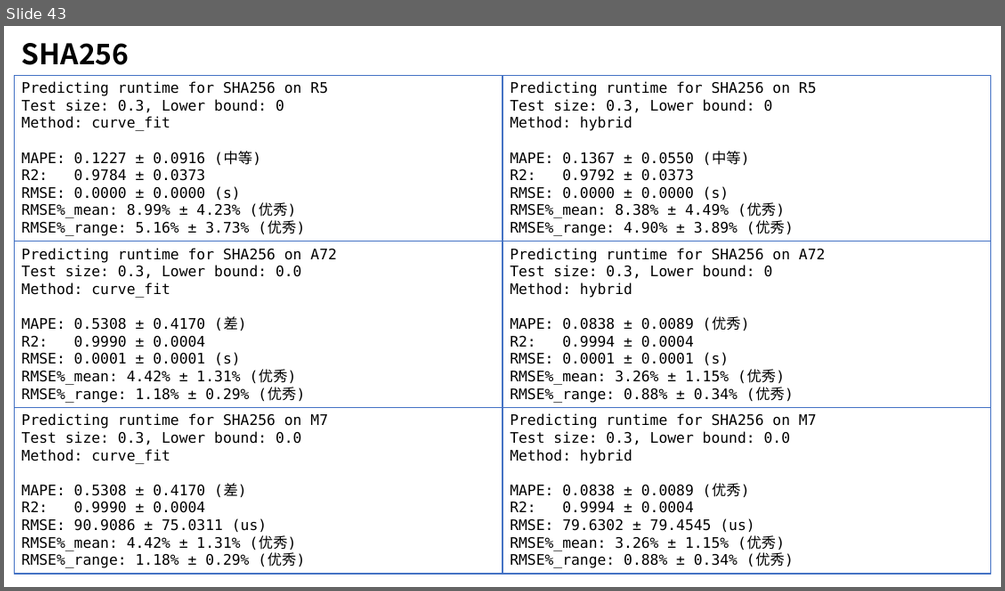
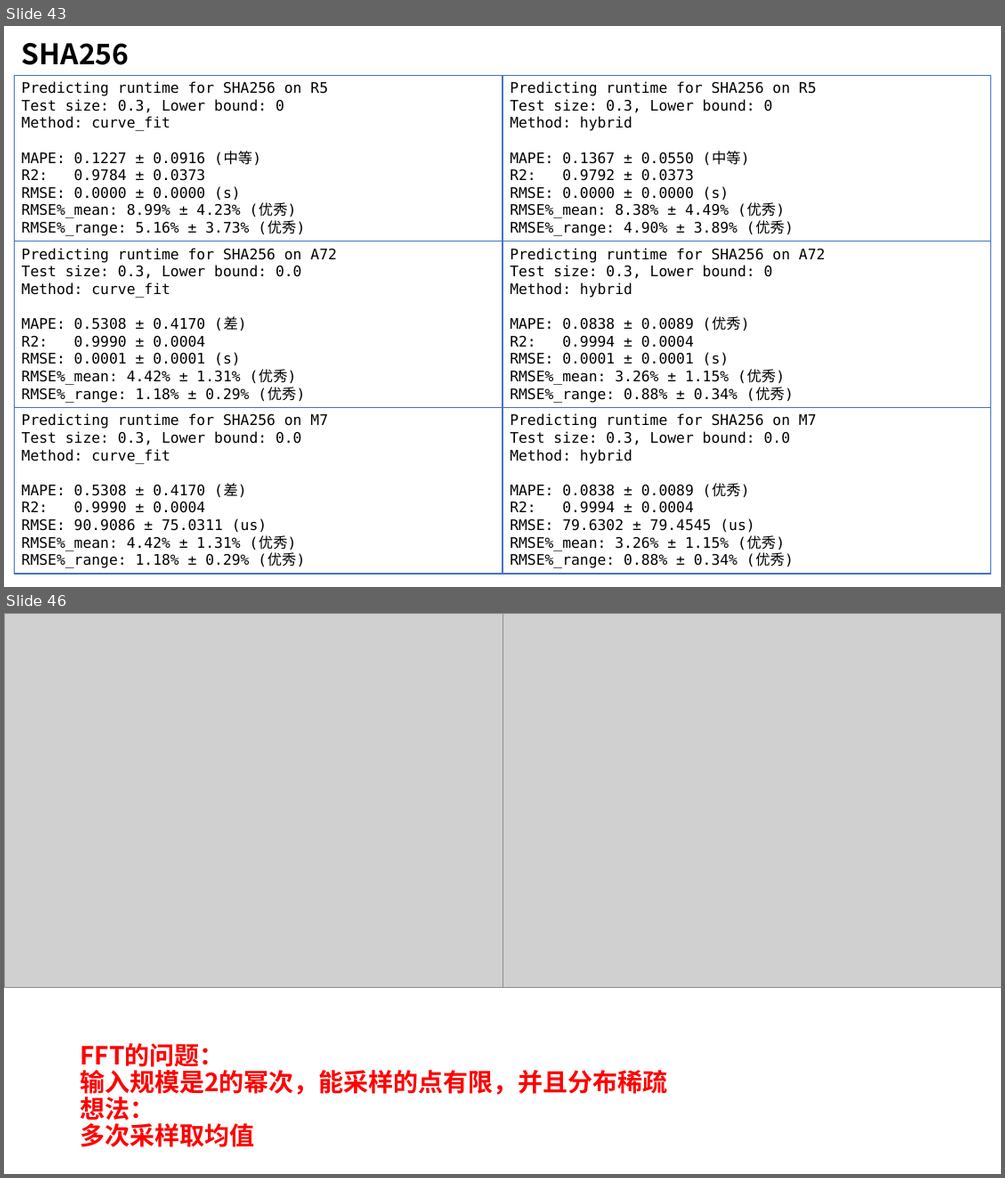
Before and after one commit to AE-26710/Time-Prediction, a slide deck: R5.pptx. Shown one above the other, each under a label of ours: slide 43 before the commit, slides 43 and 46 after it; the slides between them are not shown. The pictures are 1005x591 and 1005x1178 pixels, drawn with LibreOffice and Linux fonts; fonts in the diff are those of the drawing; grey boxes stand for pictures. Boxes give left, top, right and bottom in pixels: in the first picture for what was removed or moved away, otherwise in the second. Text is boxed around its words. In the diff, an @@ line names an element or a change of style, - is before the commit and + after.

Commit message:
10/22 Update
重新做了三种加密算法的数据及拟合
尝试拟合了FFT，效果不佳
添加了MPC采样数据

```diff
--- a/R5.pptx
+++ b/R5.pptx
@@ slide 46 added at bbox=[4, 613, 1001, 1174], background #FFFFFF @@
@@ picture added at bbox=[4, 613, 502, 987] @@
@@ picture added at bbox=[502, 613, 1001, 987] @@
@@ title added at bbox=[80, 1043, 668, 1147], 24 pt, text #FF0000, bold @@
+FFT的问题：
+输入规模是2的幂次，能采样的点有限，并且分布稀疏
+想法：
+多次采样取均值
```
Also in this commit, not shown: 2 slides changed, 1 other slide added, 1 slide removed, 5 other files.
